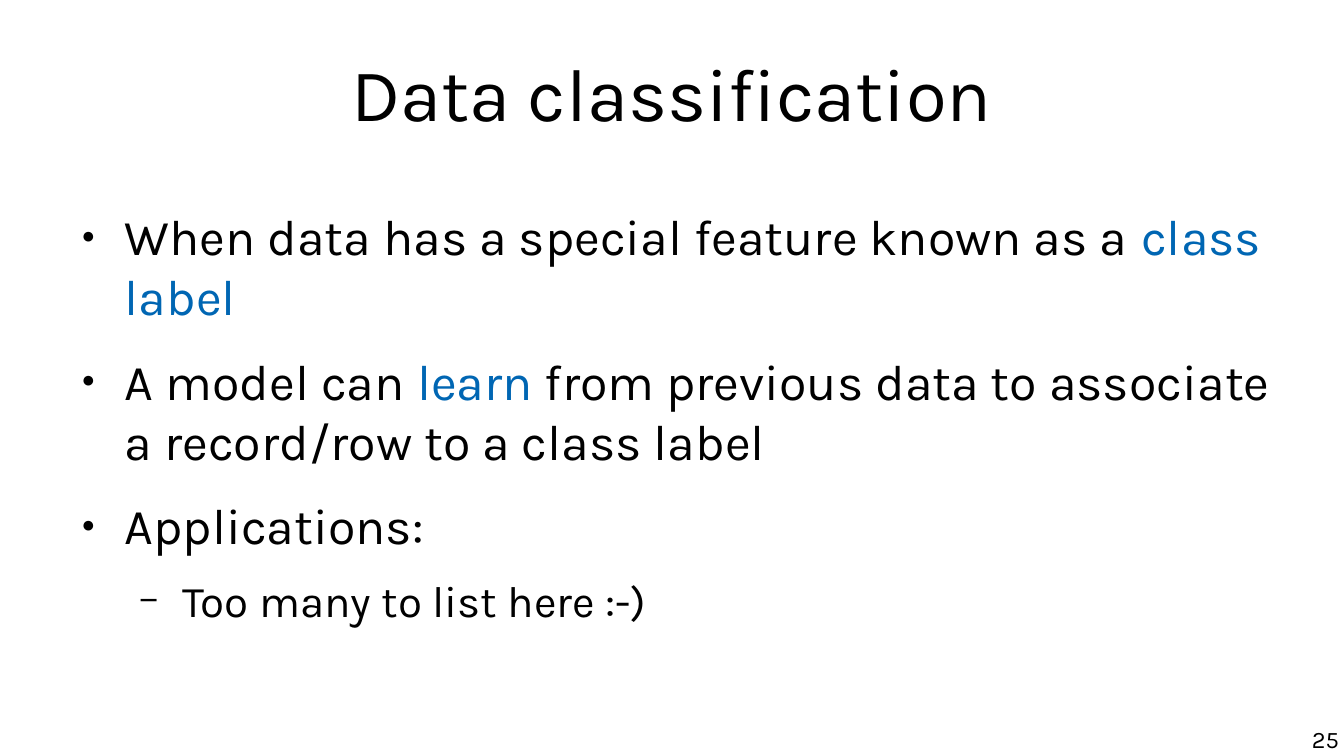
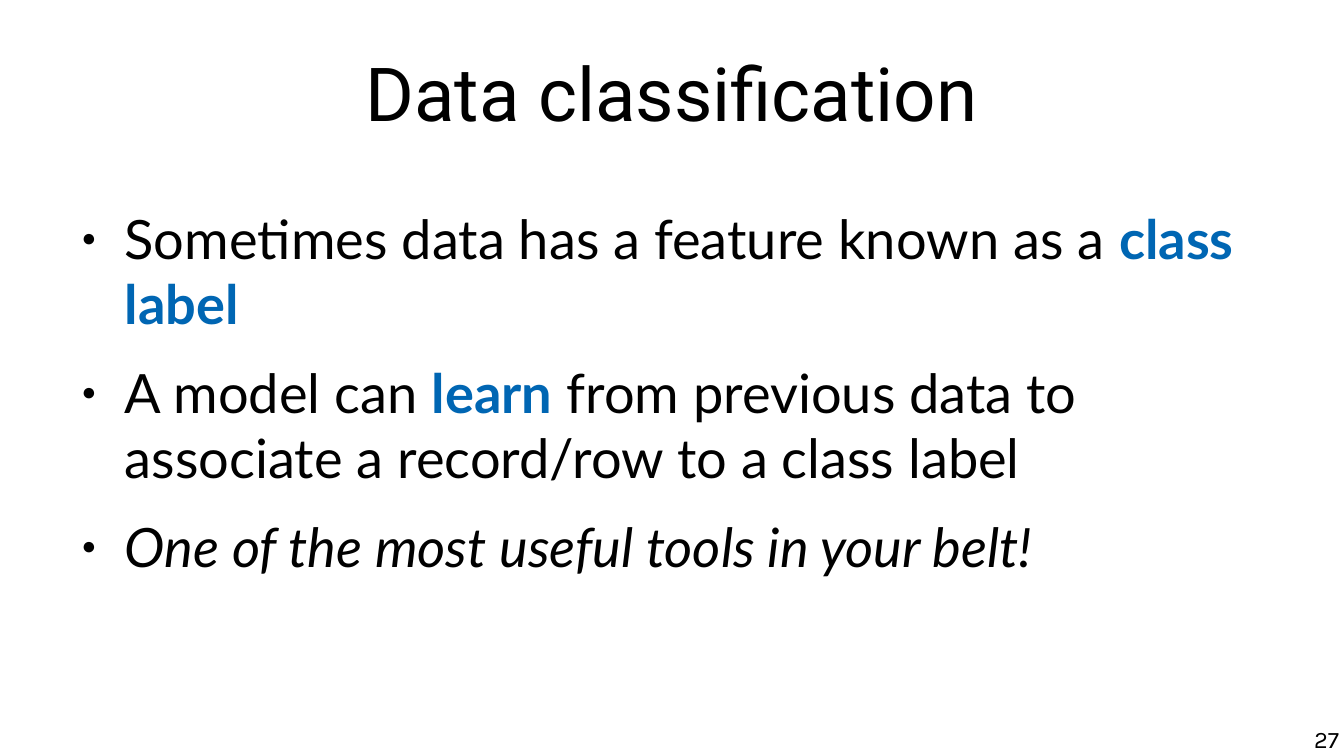
Before and after one commit to marco-calautti/data-mining-course, a slide deck: slide 27 of theory/odp/tt02_data_methods_scenarios.odp (slide 25 before the commit). Drawn at 1344x756 pixels with LibreOffice and Linux fonts; fonts in the diff are those of the drawing. Boxes give left, top, right and bottom in pixels: in the first picture for what was removed or moved away, otherwise in the second. Text is boxed around its words. In the diff, an @@ line names an element or a change of style, - is before the commit and + after.

```diff
--- a/theory/odp/tt02_data_methods_scenarios.odp
+++ b/theory/odp/tt02_data_methods_scenarios.odp
@@ title "Data classification" at [365,64,977,122]: font Karla to Roboto @@
@@ text at [125,218,1234,325]: text changed; size 29.6 to 32 pt; font Karla to Lato @@
-● When data has a special feature known as a class label
+● Sometimes data has a feature known as a class label
@@ text at [125,372,1077,481]: size 29.6 to 32 pt, font Karla to Lato in "A model can learn from previous data ..."; bold on in "learn" @@
@@ text at [125,527,1033,577]: text changed; size 25.9 to 32 pt; font Karla to Lato; italic on @@
-● Applications:
-  − Too many to list here :-)
+● One of the most useful tools in your belt!
@@ page number at [1314,733,1339,748]: text changed @@
-25
+27
```
Also in this commit, not shown: 40 other slides changed, 5 slides added, 3 slides removed, 5 other files.
